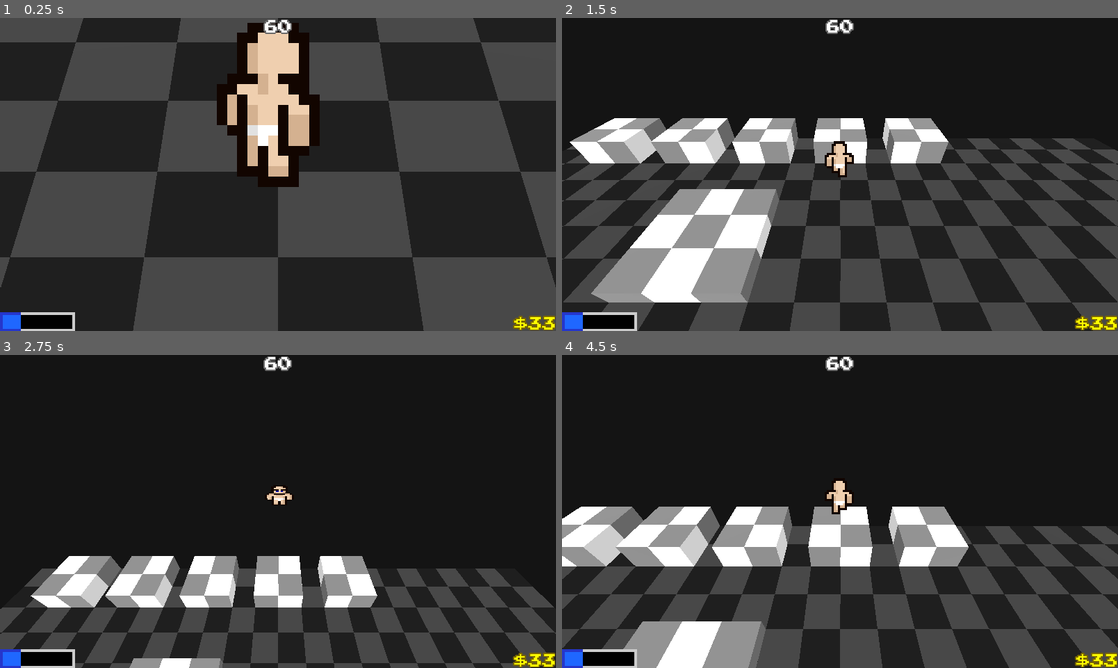
Above: before the commit, frames 1-4 (two rows, left to right).
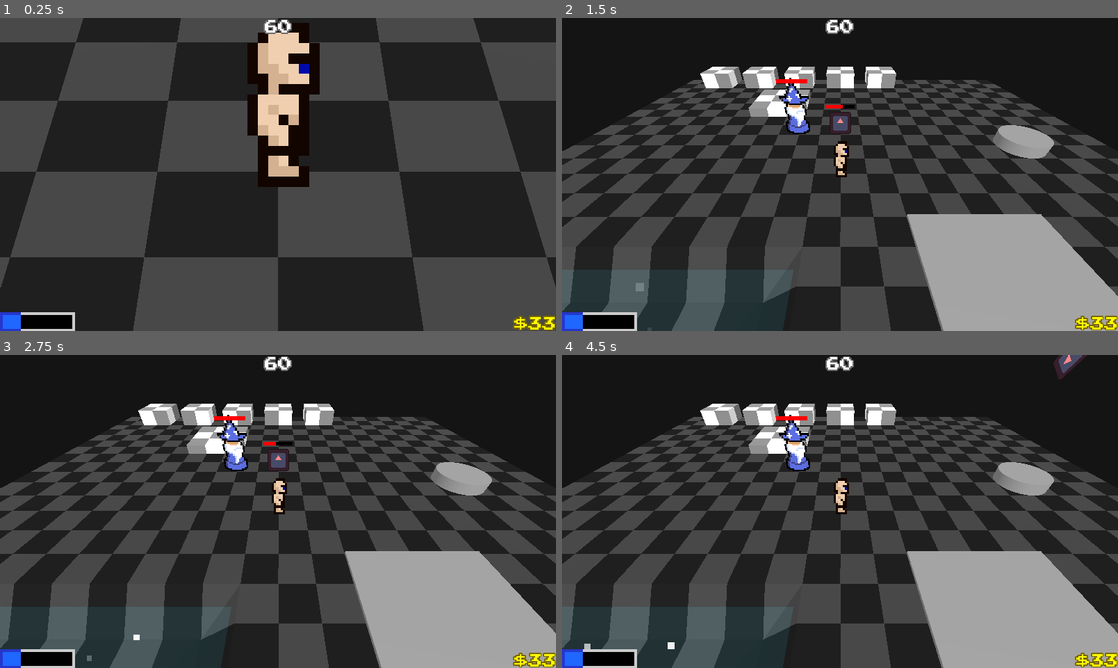
Above: after the commit, the same moments.

Repository: jacob-herrera/LD55
Game: Godot game, scene res://scenes/game.tscn
Two runs of this game, one before a commit and one after it. Both use one fixed random seed, a clock stepped at 60 frames per second and the inputs below. The engine's default icon, where the game draws it, is replaced by a stand-in: a white triangle on a blue panel in a dark square.
Inputs (mouse positions are in pixels of both pictures, inside the frame that each line leads up to):
- Up to frame 1 (0.25 s): no input
- Up to frame 2 (1.5 s): tap Enter (ui_accept) at 0.5 s; move the mouse to (867, 174) at 0.52 s; hold Space (jump) 0.53-1.28 s; hold W (move_forward) from 0.53 s (still down); tap F (pickup) at 0.6 s; move the mouse to (812, 174) at 1.27 s; tap Space (jump) at 1.35 s
- Up to frame 3 (2.75 s): keep holding W (move_forward); tap Space (jump) at 1.52, 1.82 s; tap F (pickup) at 1.55, 2.1 s; move the mouse to (289, 505) at 2.02 s; hold Space (jump) from 2.03 s (still down)
- Up to frame 4 (4.5 s): keep holding W (move_forward); move the mouse to (834, 517) at 2.77 s; release Space (jump) at 2.78 s; tap F (pickup) at 2.85, 4.35 s; tap Space (jump) at 3.02, 3.32 s; move the mouse to (878, 514) at 3.52 s; hold Space (jump) 3.53-4.28 s; move the mouse to (795, 508) at 4.27 s

The runs differ from the first frame. In frame 1, 5.2% of the frame differs, in the area x 39-58%, y 1-54%; in frame 2, 59%, in the area x 0-100%, y 15-100%; in frame 3, 50%; in frame 4, 52%.

Commit message:
movement locking

Diff:
--- a/scripts/autoloads/controls.gd
+++ b/scripts/autoloads/controls.gd
@@ -3,6 +3,7 @@
 
 const JUMP_BUFFER: float = 4.0 / 60.0 # 4 Frame jump buffer window.
 static var jump_buffer: float = 0.0
+static var lock_movement: bool = true
 
 func _ready() -> void:
 	Input.set_mouse_mode(Input.MOUSE_MODE_CAPTURED)
@@ -17,23 +18,32 @@
 		else:
 			pauser.unpause()
 
-	elif event.is_action_pressed("jump") and not Pauser.is_paused:
+	elif event.is_action_pressed("jump") and not Pauser.is_paused and not lock_movement:
 		jump_buffer = JUMP_BUFFER
+
 	elif event.is_action_pressed("force_quit"):
 		get_tree().quit()
 
 static func get_jump() -> bool:
+	if lock_movement or Pauser.is_paused:
+		return false
 	return Input.is_action_pressed("jump") or jump_buffer > 0.0
 
 static func get_move_input() -> Vector2:
+	if lock_movement:
+		return Vector2.ZERO
 	var digital_input: Vector2 = Input.get_vector("move_left", "move_right", "move_forward", "move_back")
 	var analog_input: Vector2 = Input.get_vector("move_left_joystick", "move_right_joystick", "move_forward_joystick", "move_back_joystick")
 	return (analog_input + digital_input).limit_length(1.0)
 
 static func is_move_input() -> bool:
+	if lock_movement:
+		return false
 	return not get_move_input().is_equal_approx(Vector2.ZERO)
 
 static func try_pickup() -> bool:
+	if lock_movement:
+		return false
 	return Input.is_action_just_pressed("pickup")
 
 # Move direction relative to camera orientation
--- a/scripts/character.gd
+++ b/scripts/character.gd
@@ -77,7 +77,7 @@
 	rot += delta * JUMP_SPIN_SPEED if jumped else 0.0
 
 func _physics_process(delta: float) -> void:
-	if Pauser.is_paused: return
+	if Pauser.is_paused or Controls.lock_movement: return
 
 	var change: Vector3
 
